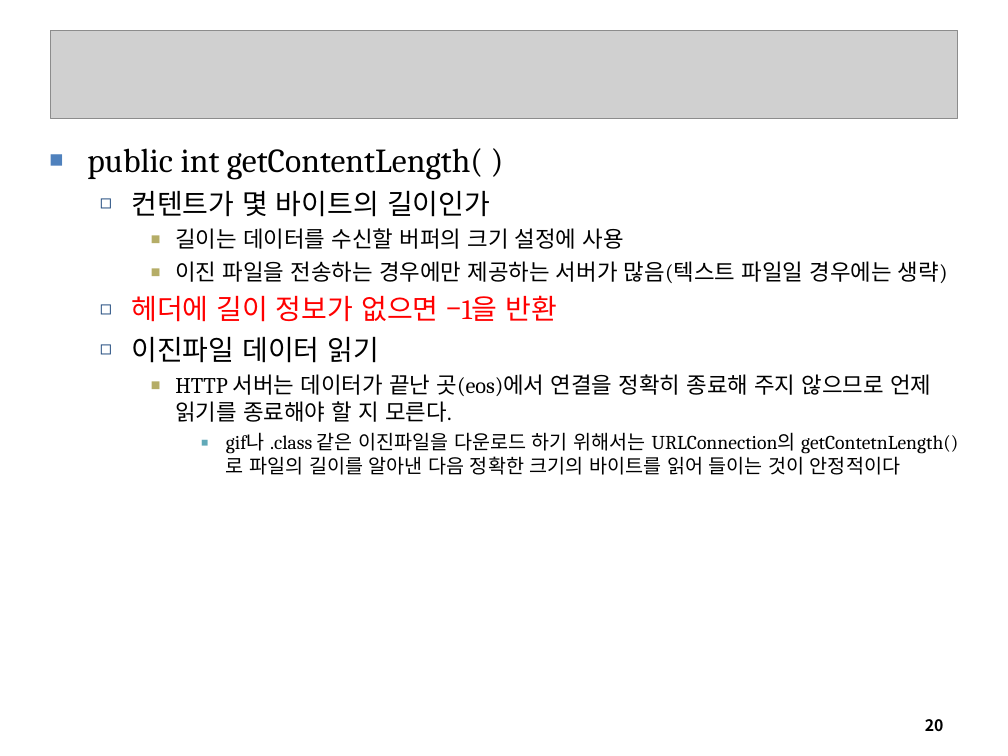
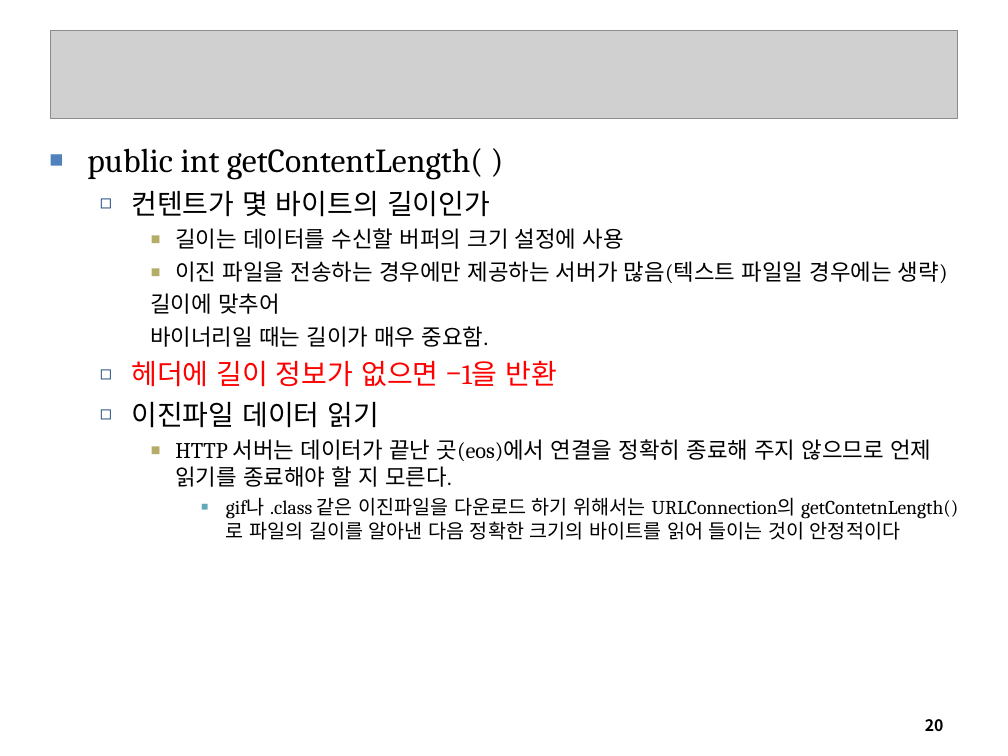
Before and after one commit to seleuchel/javaNetwork, a slide deck: slide 20 of ppt/802_chap07URLConnection.ppt. Drawn at 1008x756 pixels with LibreOffice and Linux fonts; fonts in the diff are those of the drawing; grey boxes stand for pictures; background and template pictures are left out. Boxes give left, top, right and bottom in pixels: in the first picture for what was removed or moved away, otherwise in the second. Text is boxed around its words. In the diff, an @@ line names an element or a change of style, - is before the commit and + after.

```diff
--- a/ppt/802_chap07URLConnection.ppt
+++ b/ppt/802_chap07URLConnection.ppt
@@ text at [150,293,488,347]: paragraphs added @@
+    길이에 맞추어
+    바이너리일 때는 길이가 매우 중요함.
```
Also in this commit, not shown: 9 other slides changed, 21 other files.
